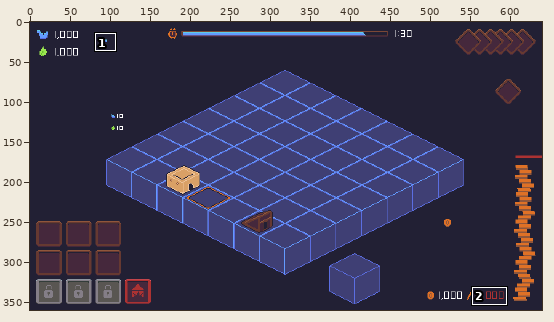
File history of a pixel-art file, asset-src/flamepunk.aseprite. The picture above shows the old version from afar; the outline marks the close-up.
Close-up. As it was:
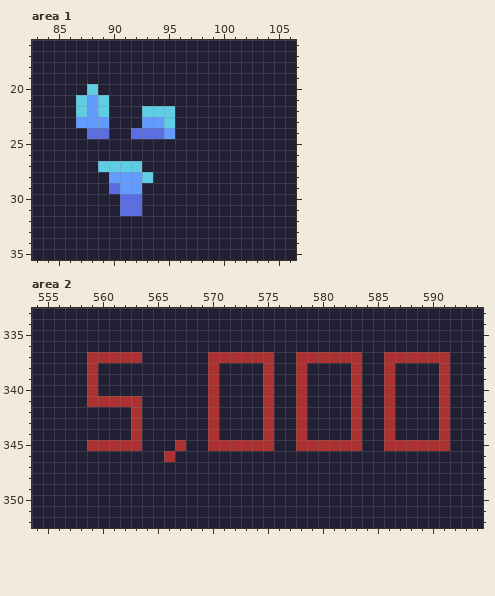
640x360 pixels, 1 frame. Shown: area 1: x 83..106, y 16..35; area 2: x 554..594, y 333..352. The commit also changed other parts of the picture, which this record leaves out.
Once edited:
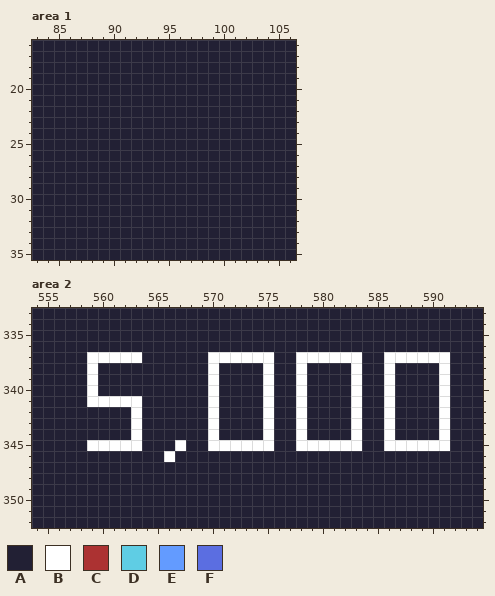
Palette (. is transparent): A #222034  B #ffffff  C #ac3232  D #5fcde4  E #639bff  F #5b6ee1
Change:
Area 1, layer "Layer 5":
Colour A replaces colour D in row 20 at x 88; in row 21 at x 87 and 89; in row 22 at x 87, 89 and 93 to 95; in row 23 at x 95; in row 27 at x 89 to 92; in row 28 at x 93.
Colour A replaces colour E in rows 21 to 22 at x 88; in row 23 at x 87 to 89 and 93 to 94; in row 24 at x 95; in row 28 at x 90 to 92; in row 29 at x 91 to 92.
Colour A replaces colour F in row 24 at x 88 to 89 and 92 to 94; in row 29 at x 90; in rows 30 to 31 at x 91 to 92.
Area 2, layer "Layer 5":
Colour B replaces colour C in row 337 at x 559 to 563, 570 to 575, 578 to 583 and 586 to 591; in rows 338 to 340 at x 559, 570, 575, 578, 583, 586 and 591; in row 341 at x 559 to 563, 570, 575, 578, 583, 586 and 591; in rows 342 to 344 at x 563, 570, 575, 578, 583, 586 and 591; in row 345 at x 559 to 563, 567, 570 to 575, 578 to 583 and 586 to 591; in row 346 at x 566.
Changed places in both close-ups, as pixel boxes (x1, y1, x2, y2):
changed: (76, 84, 175, 216)
changed: (87, 352, 450, 462)
